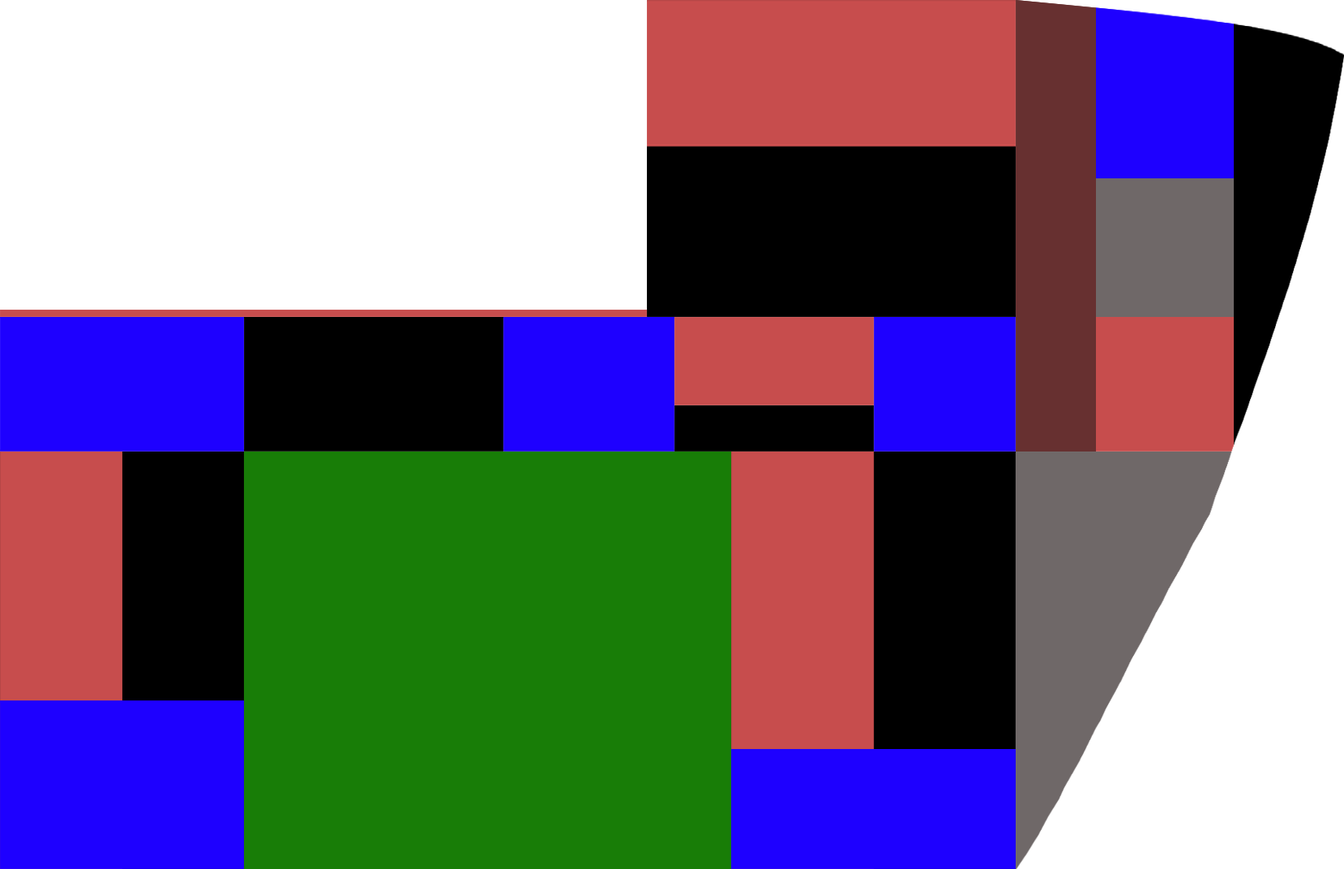
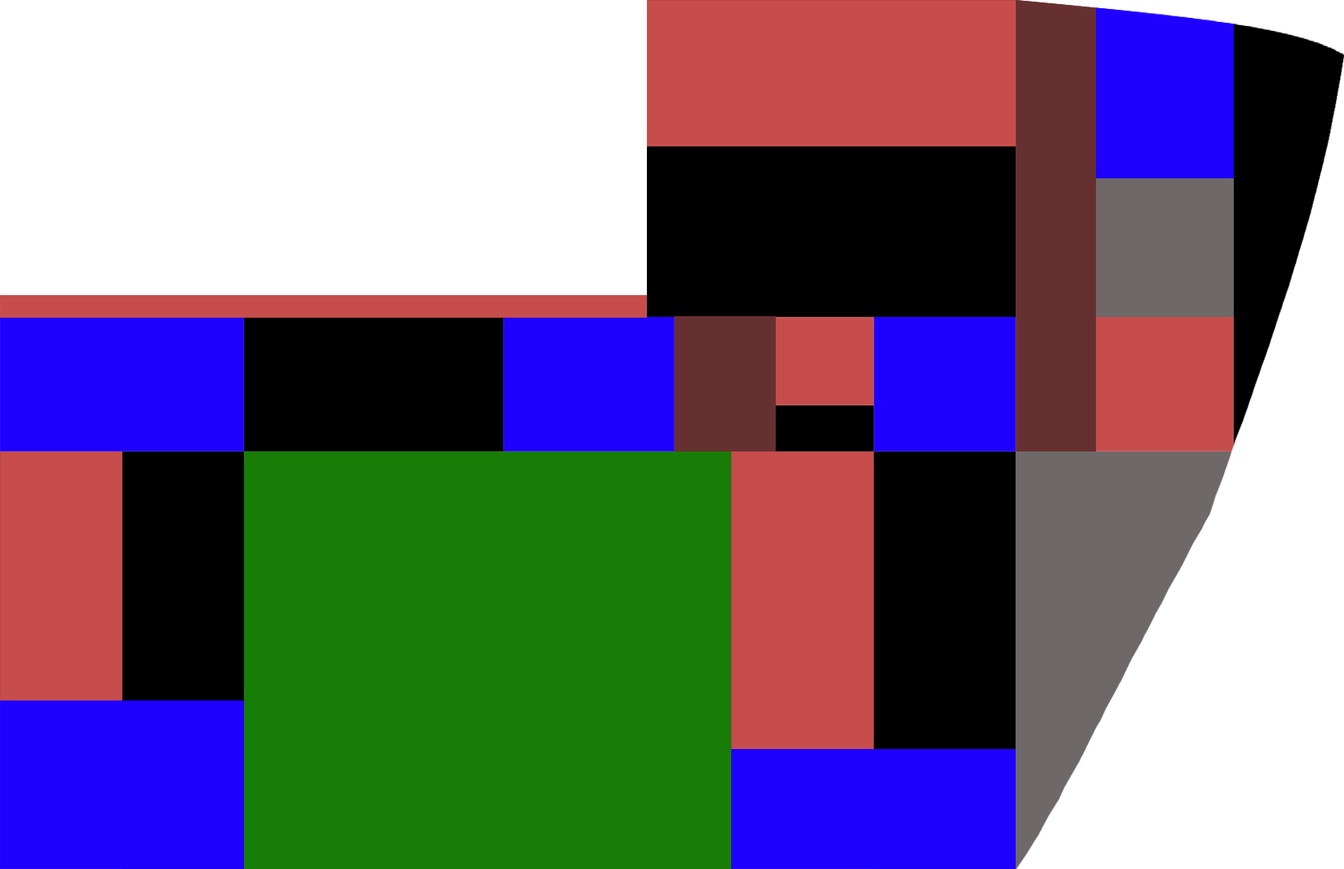
Layers edited between the first and the second (1344, 869) image:
painted on "Layer 2" over box(0, 295, 647, 318)
added layer "Layer 13" in group "Group 1" over box(674, 316, 776, 452)
